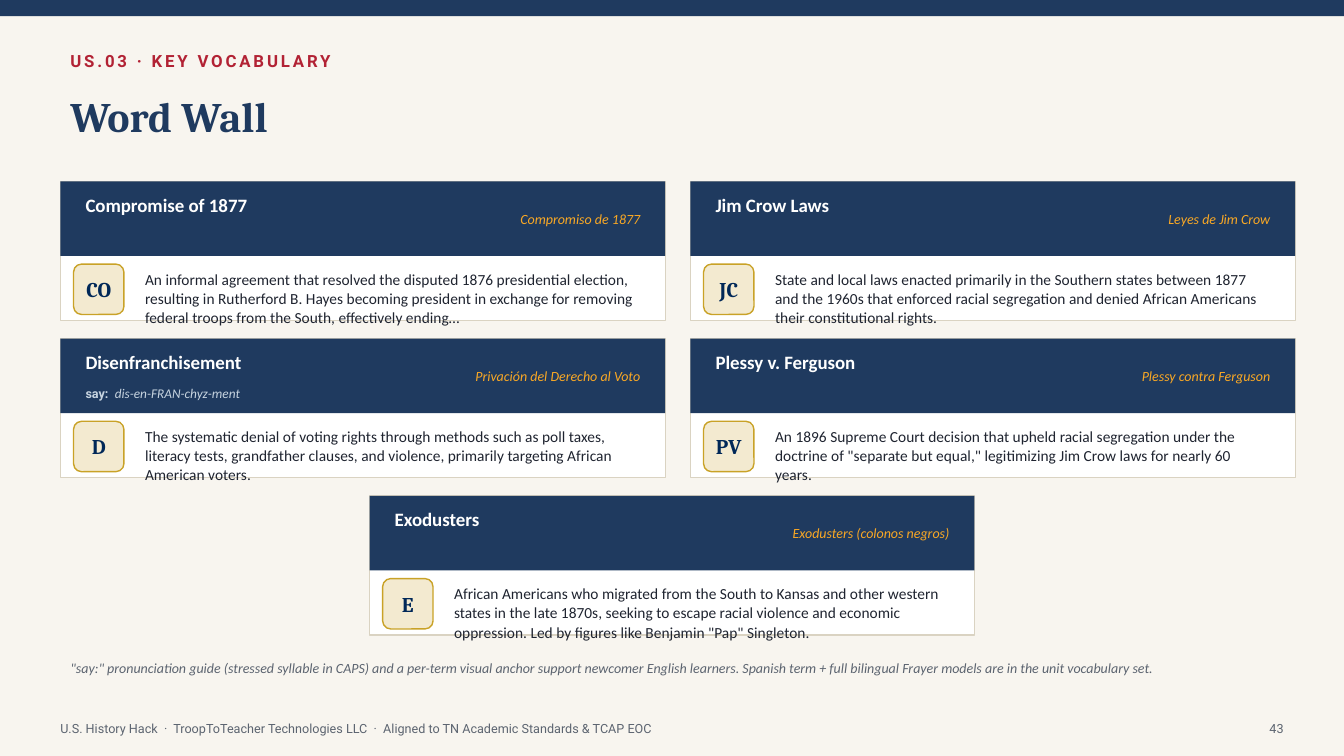
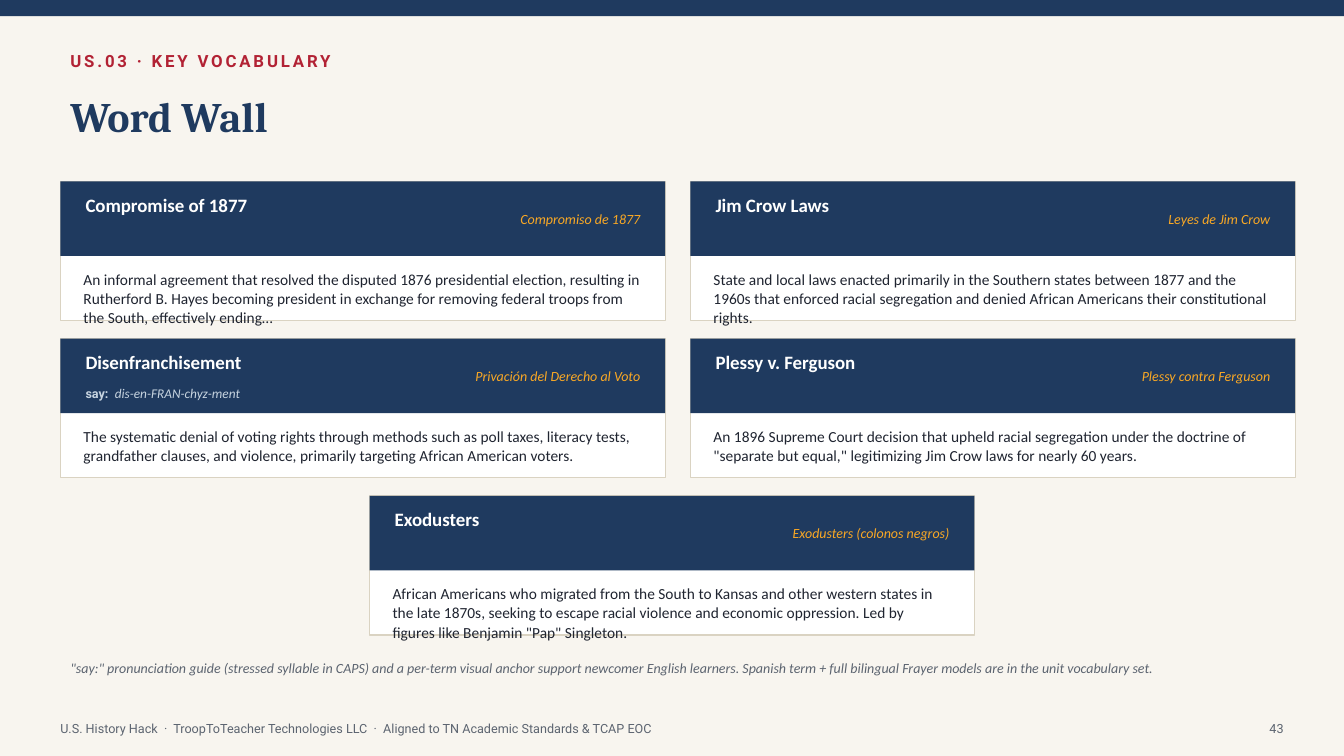
Before and after one commit to Trooptoteacher/trooptoteacher-history, a slide deck: slide 43 of HistoryHack_Platinum/deliverables_unit1/Unit1_Teacher_Deck_America250.pptx. Drawn at 1344x756 pixels with LibreOffice and Linux fonts; fonts in the diff are those of the drawing. Boxes give left, top, right and bottom in pixels: in the first picture for what was removed or moved away, otherwise in the second. Text is boxed around its words. In the diff, an @@ line names an element or a change of style, - is before the commit and + after.

```diff
--- a/HistoryHack_Platinum/deliverables_unit1/Unit1_Teacher_Deck_America250.pptx
+++ b/HistoryHack_Platinum/deliverables_unit1/Unit1_Teacher_Deck_America250.pptx
@@ text "An informal agreement that resolved ..." rewrapped from <box>145,274,632,326</box> to <box>83,274,640,326</box> @@
@@ rounded rectangle removed at <box>74,264,124,315</box> @@
@@ text "State and local laws enacted ..." rewrapped from <box>775,274,1257,326</box> to <box>713,274,1266,307</box> @@
@@ rounded rectangle removed at <box>704,264,754,315</box> @@
@@ text removed at <box>86,282,111,298</box> @@
-CO
@@ text removed at <box>719,283,738,302</box> @@
-JC
@@ text "The systematic denial of voting ..." rewrapped from <box>145,431,611,464</box> to <box>83,431,630,464</box> @@
@@ rounded rectangle removed at <box>74,421,124,472</box> @@
@@ text removed at <box>92,440,106,454</box> @@
-D
@@ text "An 1896 Supreme Court decision ..." rewrapped from <box>775,431,1235,464</box> to <box>713,431,1246,464</box> @@
@@ rounded rectangle removed at <box>704,421,754,472</box> @@
@@ text removed at <box>716,440,742,454</box> @@
-PV
@@ text "African Americans who migrated from ..." rewrapped from <box>454,588,939,641</box> to <box>393,588,933,641</box> @@
@@ rounded rectangle removed at <box>383,579,434,629</box> @@
@@ text removed at <box>402,598,414,612</box> @@
-E
```
Also in this commit, not shown: 6 other slides changed, 1 other file.
